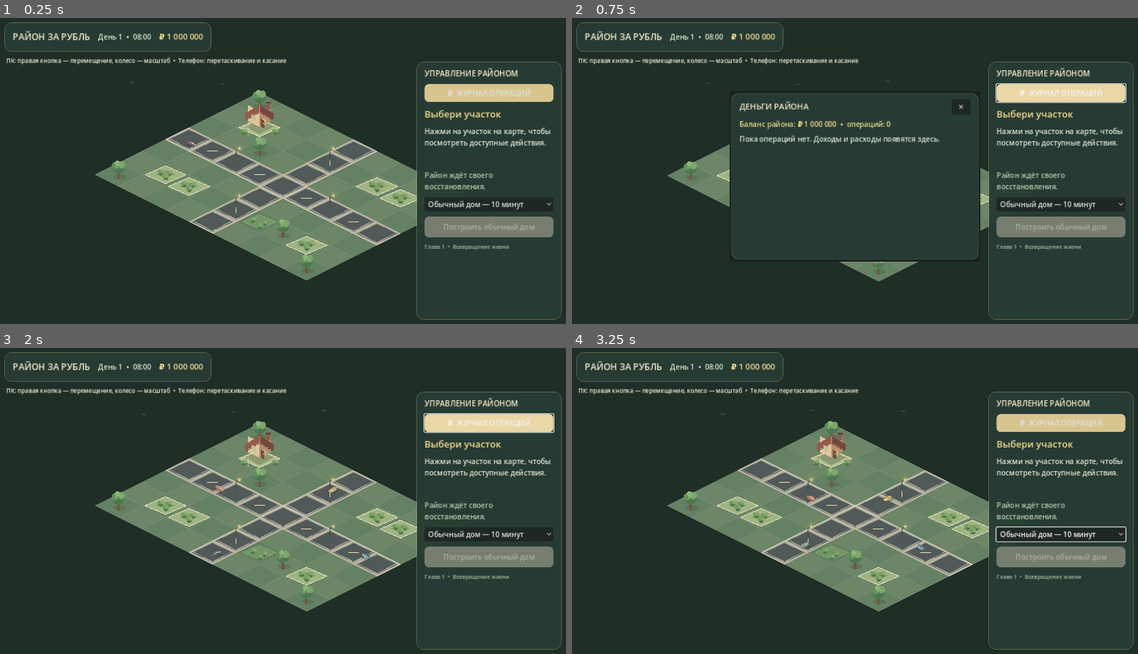
Above: before the commit, frames 1-4 (two rows, left to right).
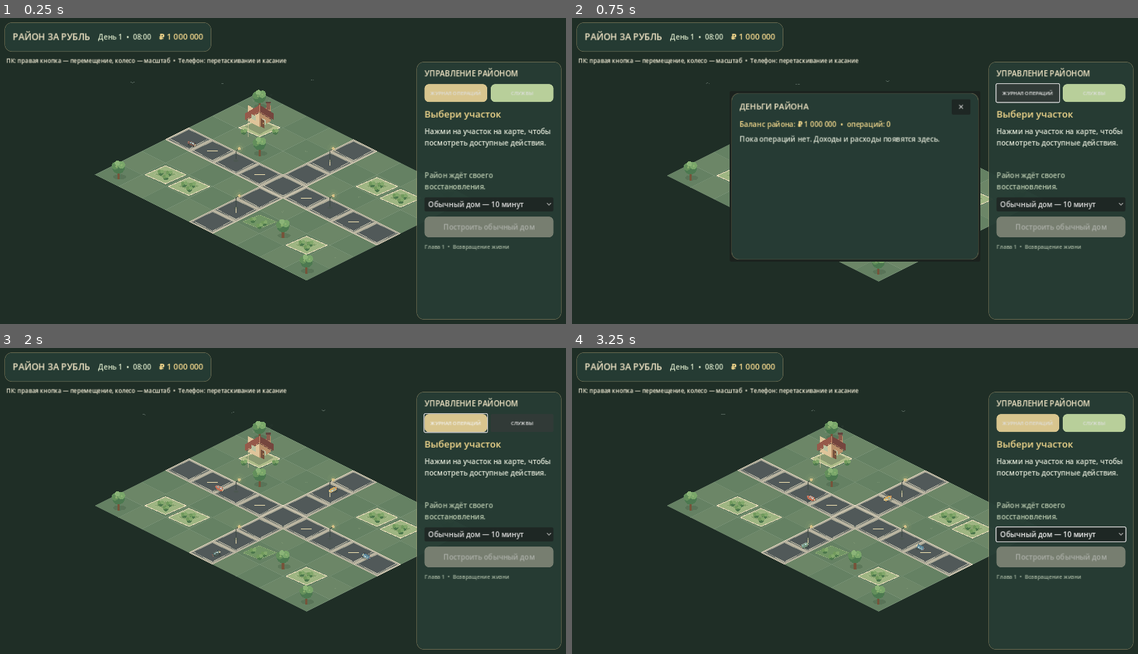
Above: after the commit, the same moments.

Repository: wellbi-creator/rayon-za-rubl
Game: Godot game, scene res://scenes/main.tscn
Two runs of this game, one before a commit and one after it. Both use one fixed random seed, a clock stepped at 60 frames per second and the inputs below.
Inputs (mouse positions are in pixels of both pictures, inside the frame that each line leads up to):
- Up to frame 1 (0.25 s): no input
- Up to frame 2 (0.75 s): click "₽ ЖУРНАЛ ОПЕРАЦИЙ" (after the commit: "ЖУРНАЛ ОПЕРАЦИЙ") at 0.5 s
- Up to frame 3 (2 s): click (520, 424) at 1.25 s, where only the run after the commit has a clickable "СЛУЖБЫ"
- Up to frame 4 (3.25 s): click "Обычный дом — 10 минут" at 2 s; move the mouse to (979, 488) at 2.77 s; hold D from 2.78 s (still down); click (979, 488) at 2.92 s

The runs differ from the first frame. In frame 1, 0.8% of the frame differs, in the area x 76-98%, y 21-28%; in frame 2, 1.4%, in the area x 74-98%, y 21-28%; in frame 3, 0.9%; in frame 4, 0.8%.

Commit message:
M3.5: add municipal workforce management (#61)
* M3.5: add municipal workforce management UI

* M3.5: update roadmap

* M3.5: document municipal workforce

* M3.5: document municipal payroll

* M3.5: update utilities architecture

* M3.5: add municipal workforce and payroll service

* M3.5: document municipal workforce management

* M3.5: refresh workforce UI and guard save restoration

* M3.5: validate saved municipal employee roster

Diff:
--- a/scripts/main.gd
+++ b/scripts/main.gd
@@ -8,6 +8,7 @@
 const ResidentServiceScript = preload("res://scripts/systems/resident_service.gd")
 const GameTimeScript = preload("res://scripts/systems/game_time.gd")
 const DistrictUpkeepServiceScript = preload("res://scripts/systems/district_upkeep_service.gd")
+const MunicipalServicesServiceScript = preload("res://scripts/systems/municipal_services_service.gd")
 const BUILD_COSTS := {"ordinary": 100000}
 const BABA_REPAIR_COST := 120000
 const BABA_QUEST_REWARD := 150000
@@ -19,6 +20,7 @@
 var resident_service: ResidentService
 var game_time: GameTime
 var upkeep_service: DistrictUpkeepService
+var municipal_services: MunicipalServicesService
 var game_time_label: Label
 var resident_label: Label
 var resident_button: Button
@@ -52,11 +54,16 @@
 var transaction_popup: PopupPanel
 var transaction_rows: VBoxContainer
 var transaction_summary_label: Label
+var municipal_popup: PopupPanel
+var municipal_rows: VBoxContainer
+var municipal_summary_label: Label
+var municipal_status_label: Label
 
 func _ready() -> void:
 	economy = EconomyServiceScript.new()
 	add_child(economy)
 	upkeep_service = DistrictUpkeepServiceScript.new()
+	municipal_services = MunicipalServicesServiceScript.new()
 	economy.balance_changed.connect(_on_balance_changed)
 	save_service = SaveServiceScript.new()
 	add_child(save_service)
@@ -102,6 +109,7 @@
 	control_root = root
 	root.resized.connect(_on_interface_resized)
 	_create_transaction_history_popup()
+	_create_municipal_services_popup()
 
 	var top_panel := PanelContainer.new()
 	top_panel.set_anchors_and_offsets_preset(Control.PRESET_TOP_LEFT)
@@ -155,13 +163,25 @@
 	heading.add_theme_color_override("font_color", Color("#f4e8c8"))
 	content.add_child(heading)
 
+	var management_buttons := HBoxContainer.new()
+	management_buttons.add_theme_constant_override("separation", 8)
+	content.add_child(management_buttons)
 	var transaction_button := Button.new()
-	transaction_button.text = "₽  ЖУРНАЛ ОПЕРАЦИЙ"
+	transaction_button.text = "ЖУРНАЛ ОПЕРАЦИЙ"
 	transaction_button.custom_minimum_size = Vector2(0, 40)
+	transaction_button.size_flags_horizontal = Control.SIZE_EXPAND_FILL
+	transaction_button.add_theme_font_size_override("font_size", 11)
 	transaction_button.add_theme_stylebox_override("normal", _button_style(Color("#d8c58e")))
-	transaction_button.add_theme_stylebox_override("hover", _button_style(Color("#ead7a5")))
 	transaction_button.pressed.connect(_on_transaction_history_pressed)
-	content.add_child(transaction_button)
+	management_buttons.add_child(transaction_button)
+	var municipal_button := Button.new()
+	municipal_button.text = "СЛУЖБЫ"
+	municipal_button.custom_minimum_size = Vector2(0, 40)
+	municipal_button.size_flags_horizontal = Control.SIZE_EXPAND_FILL
+	municipal_button.add_theme_font_size_override("font_size", 11)
+	municipal_button.add_theme_stylebox_override("normal", _button_style(Color("#b8cf9a")))
+	municipal_button.pressed.connect(_on_municipal_services_pressed)
+	management_buttons.add_child(municipal_button)
 
 	plot_title = Label.new()
 	plot_title.text = "Выбери участок"
@@ -347,6 +367,123 @@
 	scroll.add_child(transaction_rows)
 
 
+func _create_municipal_services_popup() -> void:
+	municipal_popup = PopupPanel.new()
+	municipal_popup.title = "Коммунальные службы района"
+	municipal_popup.size = Vector2i(560, 470)
+	municipal_popup.transient = true
+	municipal_popup.exclusive = true
+	add_child(municipal_popup)
+
+	var panel := PanelContainer.new()
+	panel.set_anchors_and_offsets_preset(Control.PRESET_FULL_RECT)
+	panel.add_theme_stylebox_override("panel", _panel_style(Color("#263c34"), 0.98))
+	municipal_popup.add_child(panel)
+
+	var content := VBoxContainer.new()
+	content.add_theme_constant_override("separation", 8)
+	panel.add_child(content)
+
+	var header := HBoxContainer.new()
+	content.add_child(header)
+	var title := Label.new()
+	title.text = "ШТАТ КОММУНАЛЬНЫХ СЛУЖБ"
+	title.size_flags_horizontal = Control.SIZE_EXPAND_FILL
+	title.add_theme_font_size_override("font_size", 17)
+	title.add_theme_color_override("font_color", Color("#f4e8c8"))
+	header.add_child(title)
+	var close_button := Button.new()
+	close_button.text = "✕"
+	close_button.custom_minimum_size = Vector2(42, 34)
+	close_button.pressed.connect(municipal_popup.hide)
+	header.add_child(close_button)
+
+	municipal_summary_label = Label.new()
+	municipal_summary_label.autowrap_mode = TextServer.AUTOWRAP_WORD_SMART
+	municipal_summary_label.add_theme_color_override("font_color", Color("#f4d98d"))
+	content.add_child(municipal_summary_label)
+
+	municipal_status_label = Label.new()
+	municipal_status_label.autowrap_mode = TextServer.AUTOWRAP_WORD_SMART
+	municipal_status_label.add_theme_color_override("font_color", Color("#c9d0b9"))
+	content.add_child(municipal_status_label)
+
+	var scroll := ScrollContainer.new()
+	scroll.size_flags_vertical = Control.SIZE_EXPAND_FILL
+	scroll.custom_minimum_size = Vector2(500, 340)
+	content.add_child(scroll)
+	municipal_rows = VBoxContainer.new()
+	municipal_rows.size_flags_horizontal = Control.SIZE_EXPAND_FILL
+	municipal_rows.add_theme_constant_override("separation", 6)
+	scroll.add_child(municipal_rows)
+
+
+func _on_municipal_services_pressed() -> void:
+	_refresh_municipal_services()
+	municipal_popup.popup_centered(Vector2i(560, 470))
+
+
+func _refresh_municipal_services() -> void:
+	if municipal_rows == null or municipal_services == null:
+		return
+	municipal_summary_label.text = "Работников: %d  •  зарплата за игровые сутки: ₽ %s  •  долг: ₽ %s" % [
+		municipal_services.get_total_employee_count(),
+		_format_money(municipal_services.get_total_daily_payroll()),
+		_format_money(municipal_services.get_unpaid_wages())
+	]
+	for child in municipal_rows.get_children():
+		municipal_rows.remove_child(child)
+		child.queue_free()
+	for definition in municipal_services.get_service_definitions():
+		var service_id := str(definition["id"])
+		var label := str(definition["label"])
+		var count := municipal_services.get_employee_count(service_id)
+		var daily_salary := municipal_services.get_daily_salary(service_id)
+		var hire_cost := municipal_services.get_hire_cost(service_id)
+		var row_panel := PanelContainer.new()
+		row_panel.add_theme_stylebox_override("panel", _panel_style(Color("#354b40"), 0.9))
+		municipal_rows.add_child(row_panel)
+		var row := HBoxContainer.new()
+		row.add_theme_constant_override("separation", 8)
+		row_panel.add_child(row)
+		var info := Label.new()
+		info.text = "%s\nШтат: %d  •  ₽ %s/день" % [label, count, _format_money(daily_salary)]
+		info.size_flags_horizontal = Control.SIZE_EXPAND_FILL
+		info.autowrap_mode = TextServer.AUTOWRAP_WORD_SMART
+		info.add_theme_color_override("font_color", Color("#e0e5d6"))
+		row.add_child(info)
+		var fire_button := Button.new()
+		fire_button.text = "−"
+		fire_button.custom_minimum_size = Vector2(42, 42)
+		fire_button.disabled = count <= 0
+		fire_button.pressed.connect(_on_municipal_fire_pressed.bind(service_id))
+		row.add_child(fire_button)
+		var hire_button := Button.new()
+		hire_button.text = "+ ₽ %s" % _format_money(hire_cost)
+		hire_button.custom_minimum_size = Vector2(112, 42)
+		hire_button.disabled = count >= MunicipalServicesService.MAX_EMPLOYEES_PER_SERVICE or economy.balance < hire_cost
+		hire_button.add_theme_font_size_override("font_size", 11)
+		hire_button.pressed.connect(_on_municipal_hire_pressed.bind(service_id))
+		row.add_child(hire_button)
+
+
+func _on_municipal_hire_pressed(service_id: String) -> void:
+	var hire_cost := municipal_services.get_hire_cost(service_id)
+	if municipal_services.hire_employee(service_id, economy):
+		municipal_status_label.text = "Сотрудник принят. Найм оплачен: ₽ %s." % _format_money(hire_cost)
+		_save_game()
+	else:
+		municipal_status_label.text = "Найм невозможен: проверь баланс или лимит штата."
+	_refresh_municipal_services()
+
+
+func _on_municipal_fire_pressed(service_id: String) -> void:
+	if municipal_services.fire_employee(service_id):
+		municipal_status_label.text = "Сотрудник уволен. Возврат средств за найм не предусмотрен."
+		_save_game()
+	_refresh_municipal_services()
+
+
 func _on_transaction_history_pressed() -> void:
 	_refresh_transaction_history()
 	transaction_popup.popup_centered(Vector2i(560, 380))
@@ -463,12 +600,17 @@
 	if resident_service != null:
 		resident_service.update_time(hour, minute, day)
 	if not is_loading_game and upkeep_service != null and economy != null and resident_service != null:
-		if upkeep_service.process_day(day, resident_service.get_total_resident_count(), economy):
+		var upkeep_processed := upkeep_service.process_day(day, resident_service.get_total_resident_count(), economy)
+		var payroll_processed := municipal_services.process_day(day, economy) if municipal_services != null else false
+		if upkeep_processed or payroll_processed:
 			_save_game()
 
 func _on_balance_changed(_new_balance: int) -> void:
 	_update_balance()
-	_save_game()
+	if municipal_rows != null:
+		_refresh_municipal_services()
+	if not is_loading_game:
+		_save_game()
 
 func _format_money(value: int) -> String:
 	var raw := str(value)
@@ -968,6 +1110,7 @@
 		"balance": economy.balance,
 		"economy_transactions": economy.get_transaction_history(),
 		"district_upkeep": upkeep_service.get_save_data(),
+		"municipal_services": municipal_services.get_save_data(),
 		"baba_notebook_opened": baba_notebook_opened,
 		"baba_wiring_repaired": baba_wiring_repaired,
 		"world": world.get_save_data(),
@@ -1009,6 +1152,11 @@
 	else:
 		# Legacy saves start tracking from their current day; no retroactive charges.
 		upkeep_service.initialize_day(game_time.get_day())
+	var municipal_data: Variant = data.get("municipal_services", {})
+	if municipal_data is Dictionary and not municipal_data.is_empty():
+		municipal_services.load_save_data(municipal_data)
+	else:
+		municipal_services.initialize_day(game_time.get_day())
 	is_loading_game = false
 	_on_game_time_changed(game_time.get_hour(), game_time.get_minute(), game_time.get_day())
 	var construction_data: Variant = data.get("construction", {})
--- /dev/null
+++ b/scripts/systems/municipal_services_service.gd
@@ -0,0 +1,106 @@
+extends RefCounted
+class_name MunicipalServicesService
+
+const MAX_EMPLOYEES_PER_SERVICE := 10
+const SERVICES := [
+	{"id": "road", "label": "Дорожные рабочие", "hire_cost": 4000, "daily_salary": 500},
+	{"id": "electricity", "label": "Электрики", "hire_cost": 5000, "daily_salary": 650},
+	{"id": "plumbing", "label": "Сантехники", "hire_cost": 5000, "daily_salary": 650},
+	{"id": "cleaning", "label": "Уборщики", "hire_cost": 3000, "daily_salary": 400},
+	{"id": "waste", "label": "Вывоз мусора", "hire_cost": 4500, "daily_salary": 550},
+	{"id": "snow", "label": "Снегоуборщики", "hire_cost": 3500, "daily_salary": 450}
+]
+
+var employees: Dictionary = {}
+var last_payroll_day: int = 1
+var unpaid_wages: int = 0
+
+func _init() -> void:
+	for service in SERVICES:
+		employees[str(service["id"])] = 0
+
+func get_service_definitions() -> Array:
+	return SERVICES.duplicate(true)
+
+func get_employee_count(service_id: String) -> int:
+	return int(employees.get(service_id, 0))
+
+func get_hire_cost(service_id: String) -> int:
+	var definition := _get_definition(service_id)
+	return int(definition.get("hire_cost", 0))
+
+func get_daily_salary(service_id: String) -> int:
+	var definition := _get_definition(service_id)
+	return int(definition.get("daily_salary", 0))
+
+func get_total_employee_count() -> int:
+	var total := 0
+	for service_id in employees:
+		total += int(employees[service_id])
+	return total
+
+func get_total_daily_payroll() -> int:
+	var total := 0
+	for service in SERVICES:
+		var service_id := str(service["id"])
+		total += get_employee_count(service_id) * int(service["daily_salary"])
+	return total
+
+func get_unpaid_wages() -> int:
+	return unpaid_wages
+
+func hire_employee(service_id: String, economy: EconomyService) -> bool:
+	var definition := _get_definition(service_id)
+	if definition.is_empty() or economy == null:
+		return false
+	if get_employee_count(service_id) >= MAX_EMPLOYEES_PER_SERVICE:
+		return false
+	var cost := int(definition["hire_cost"])
+	if not economy.try_spend(cost, "Найм: %s" % str(definition["label"])):
+		return false
+	employees[service_id] = get_employee_count(service_id) + 1
+	return true
+
+func fire_employee(service_id: String) -> bool:
+	if not employees.has(service_id) or get_employee_count(service_id) <= 0:
+		return false
+	employees[service_id] = get_employee_count(service_id) - 1
+	return true
+
+func process_day(day: int, economy: EconomyService) -> bool:
+	var elapsed_days := day - last_payroll_day
+	if elapsed_days <= 0:
+		return false
+	unpaid_wages += get_total_daily_payroll() * elapsed_days
+	last_payroll_day = day
+	if unpaid_wages > 0 and economy != null and economy.balance > 0:
+		var payment := mini(unpaid_wages, economy.balance)
+		if payment > 0 and economy.try_spend(payment, "Зарплата коммунальных служб"):
+			unpaid_wages -= payment
+	return true
+
+func initialize_day(day: int) -> void:
+	last_payroll_day = maxi(1, day)
+	unpaid_wages = 0
+
+func get_save_data() -> Dictionary:
+	return {
+		"employees": employees.duplicate(true),
+		"last_payroll_day": last_payroll_day,
+		"unpaid_wages": unpaid_wages
+	}
+
+func load_save_data(data: Dictionary) -> void:
+	var saved_employees: Variant = data.get("employees", {})
+	for service in SERVICES:
+		var service_id := str(service["id"])
+		var saved_count := int(saved_employees.get(service_id, 0)) if saved_employees is Dictionary else 0
+		employees[service_id] = clampi(saved_count, 0, MAX_EMPLOYEES_PER_SERVICE)
+	last_payroll_day = maxi(1, int(data.get("last_payroll_day", 1)))
+	unpaid_wages = maxi(0, int(data.get("unpaid_wages", 0)))
+
+func _get_definition(service_id: String) -> Dictionary:
+	for service in SERVICES:
+		if str(service["id"]) == service_id:
+			return service
+	return {}
Not shown, changed: docs/ECONOMY.md
Not shown, changed: docs/GDD.md
Not shown, added: docs/M3_5_MUNICIPAL_WORKFORCE.md
Not shown, changed: docs/ROADMAP.md
Not shown, changed: docs/TECHNICAL_ARCHITECTURE.md
